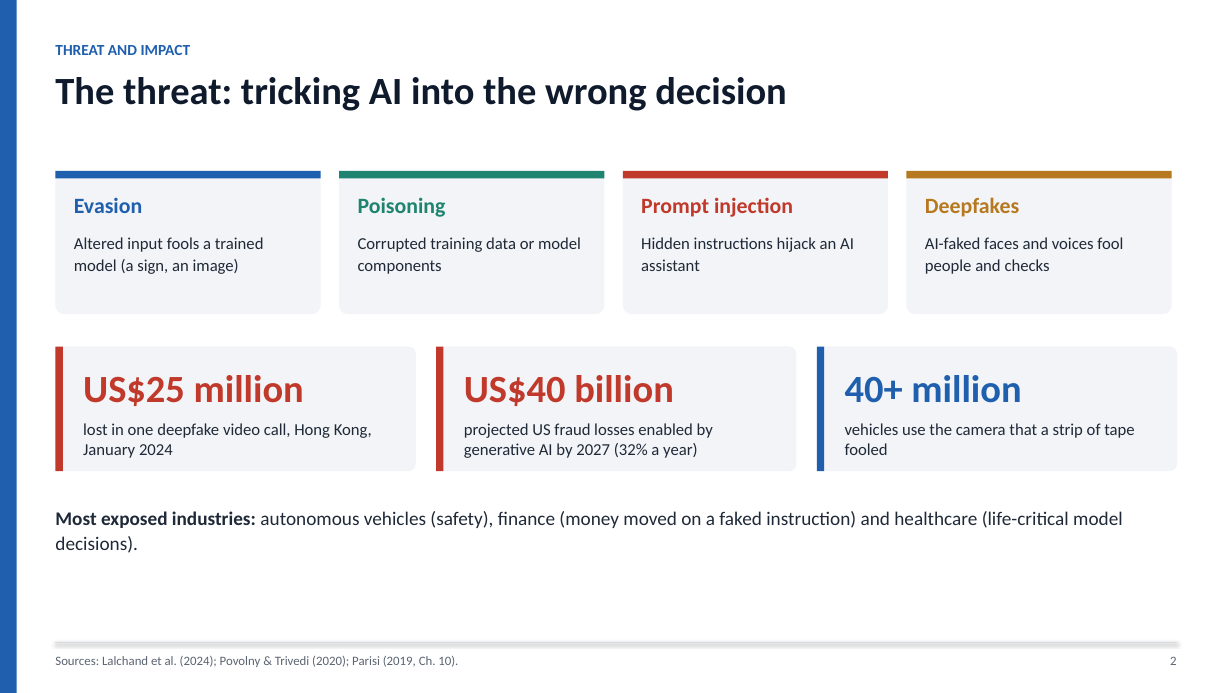
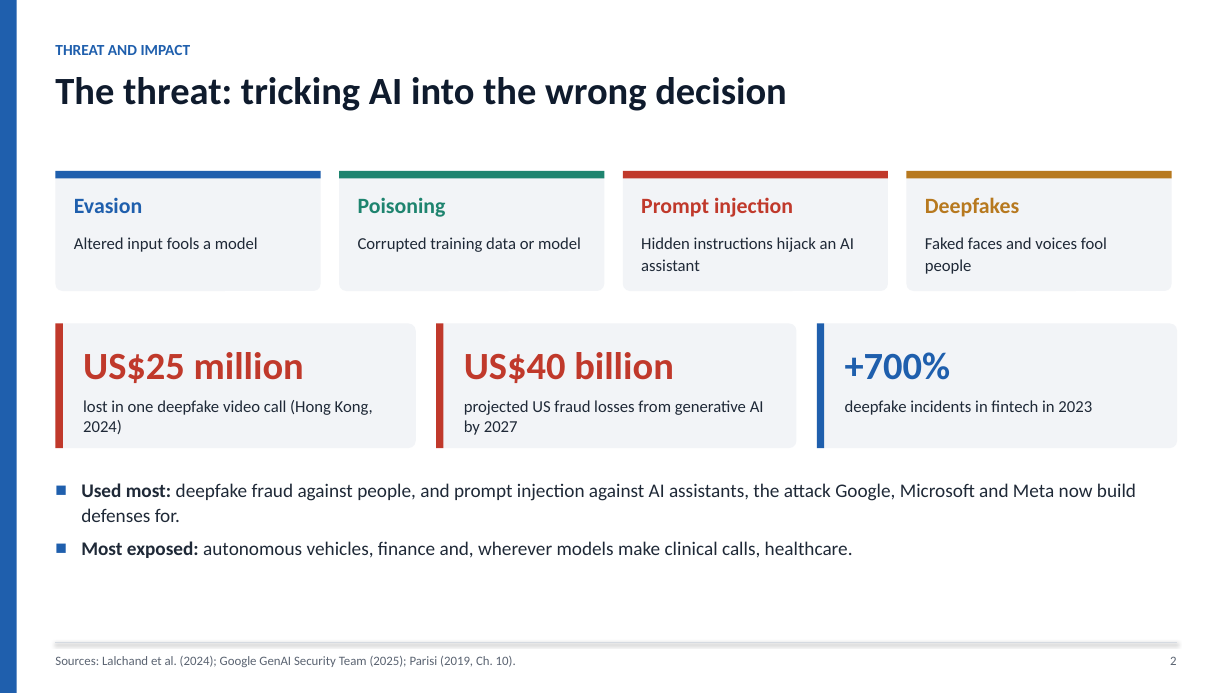
Before and after one commit to Ruthvik-Bandari/ArtificialIntelligence-for-Cybersecurity, a slide deck: slide 2 of module-06-adversarial-attacks/Bandari_Ruthvik_Nath_Module6_Adversarial_Attack_Analysis.pptx. Drawn at 1232x693 pixels with LibreOffice and Linux fonts; fonts in the diff are those of the drawing. Boxes give left, top, right and bottom in pixels: in the first picture for what was removed or moved away, otherwise in the second. Text is boxed around its words. In the diff, an @@ line names an element or a change of style, - is before the commit and + after.

```diff
--- a/module-06-adversarial-attacks/Bandari_Ruthvik_Nath_Module6_Adversarial_Attack_Analysis.pptx
+++ b/module-06-adversarial-attacks/Bandari_Ruthvik_Nath_Module6_Adversarial_Attack_Analysis.pptx
@@ rounded rectangle: place and size @@
-rounded rectangle at [55, 171, 321, 314]
+rounded rectangle at [55, 171, 321, 291]
@@ rounded rectangle: place and size @@
-rounded rectangle at [339, 171, 604, 314]
+rounded rectangle at [339, 171, 604, 291]
@@ rounded rectangle: place and size @@
-rounded rectangle at [907, 171, 1172, 314]
+rounded rectangle at [907, 171, 1172, 291]
@@ text at [74, 237, 258, 252]: text changed @@
-Altered input fools a trained model (a sign, an image)
+Altered input fools a model
@@ text at [358, 237, 581, 252]: text changed @@
-Corrupted training data or model components
+Corrupted training data or model
@@ text at [925, 237, 1107, 274]: text changed @@
-AI-faked faces and voices fool people and checks
+Faked faces and voices fool people
@@ 3 rounded rectangles, 3 rectangles, 2 texts: place and size @@
-3 rounded rectangles, 3 rectangles, 2 texts at [55, 347, 1177, 471]
+3 rounded rectangles, 3 rectangles, 2 texts at [55, 323, 1177, 448]
@@ text at [845, 352, 951, 380]: text changed @@
-40+ million
++700%
@@ text at [83, 400, 373, 434]: text changed @@
-lost in one deepfake video call, Hong Kong, January 2024
+lost in one deepfake video call (Hong Kong, 2024)
@@ text at [464, 400, 764, 435]: text changed @@
-projected US fraud losses enabled by generative AI by 2027 (32% a year)
+projected US fraud losses from generative AI by 2027
@@ text at [845, 400, 1092, 415]: text changed @@
-vehicles use the camera that a strip of tape fooled
+deepfake incidents in fintech in 2023
@@ text at [81, 483, 1136, 558]: text changed @@
-Most exposed industries: autonomous vehicles (safety), finance (money moved on a faked instruction) and healthcare (life-critical model decisions).
+■ Used most: deepfake fraud against people, and prompt injection against AI assistants, the attack Google, Microsoft and Meta now build defenses for.
+■ Most exposed: autonomous vehicles, finance and, wherever models make clinical calls, healthcare.
@@ text at [55, 656, 516, 667]: text changed @@
-Sources: Lalchand et al. (2024); Povolny & Trivedi (2020); Parisi (2019, Ch. 10).
+Sources: Lalchand et al. (2024); Google GenAI Security Team (2025); Parisi (2019, Ch. 10).
```
Also in this commit, not shown: 6 other slides changed, 2 other files.
